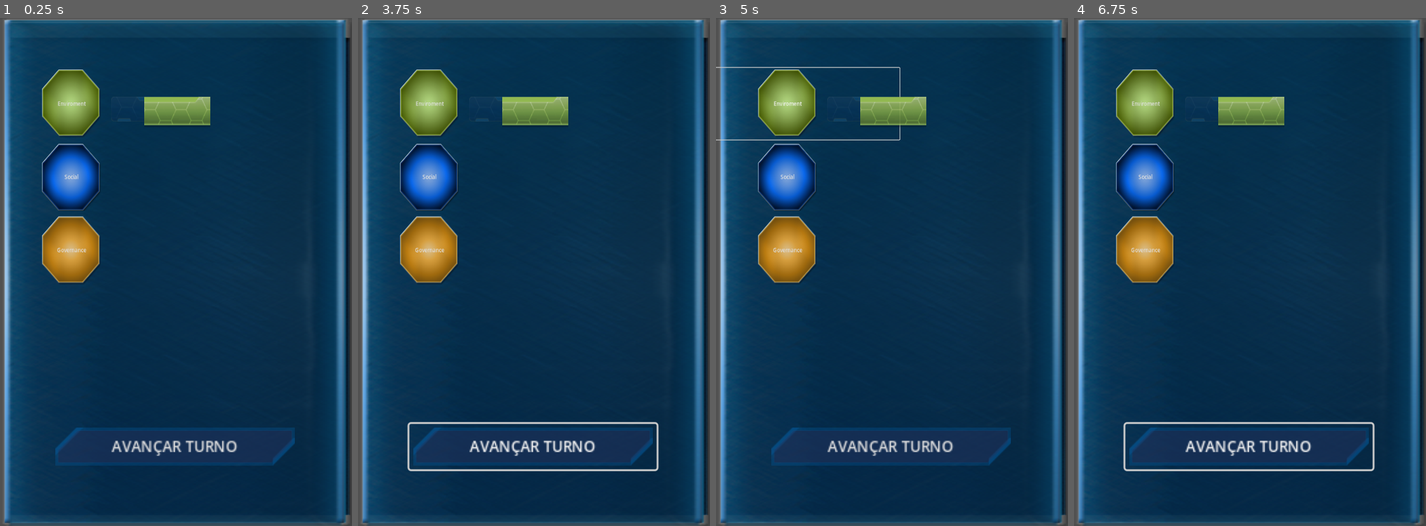
Above: before the commit, frames 1-4 (left to right).
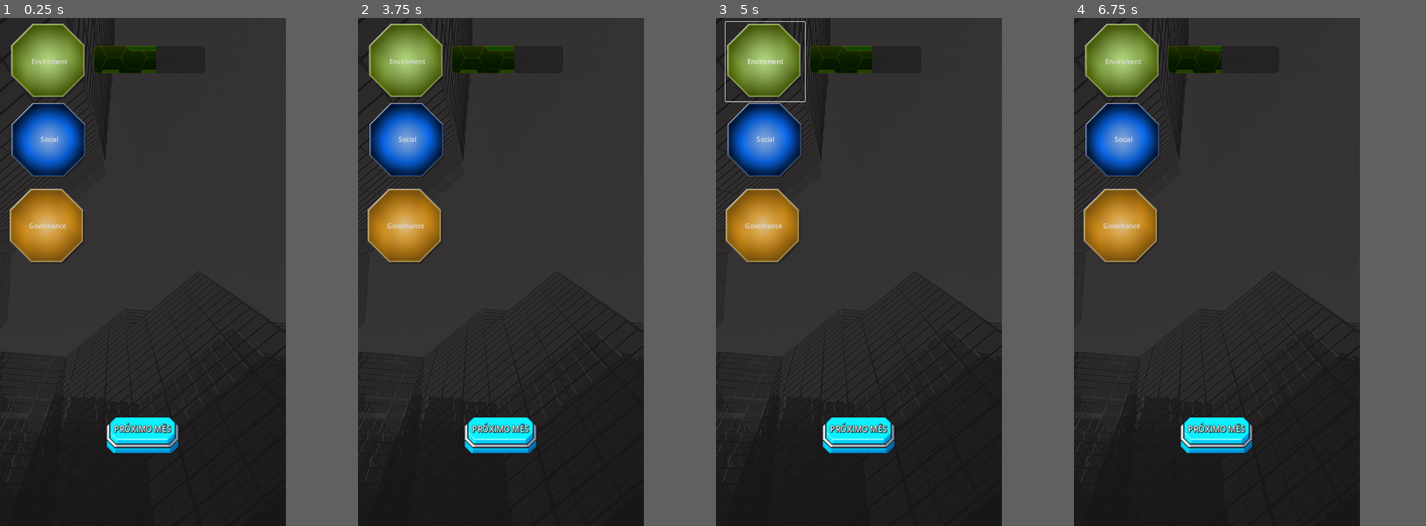
Above: after the commit, the same moments.

Repository: lu1z/hackathon_cpdi
Game: Godot game, scene res://scenes/game.tscn
The game is run twice, just before and just after one commit, with the same random seed, the same clock (stepped at 60 frames per second) and the same inputs.
Inputs:
- Up to frame 1 (0.25 s): no input
- Up to frame 2 (3.75 s): click "AVANÇAR TURNO" (after the commit: "PRÓXIMO MÊS") at 0.5 s; click "Enviroment" at 1.25 s; click "Social" at 2 s; click "Governance" at 2.75 s; click "AVANÇAR TURNO" (after the commit: "PRÓXIMO MÊS") at 3.5 s
- Up to frame 3 (5 s): click "Enviroment" at 4.25 s
- Up to frame 4 (6.75 s): click "Social" at 5 s; click "Governance" at 5.75 s; click "AVANÇAR TURNO" (after the commit: "PRÓXIMO MÊS") at 6.5 s
In our replay, the window is 554x800 before the commit and 450x800 after it. These sizes can differ from the game's own. Grey fills any space a smaller window leaves; there, only what the larger window draws over its background counts as a difference.

The runs differ from the first frame. In frame 1, 85% of the frame differs, in the area x 0-100%, y 0-100%; in frame 2, 85%; in frame 3, 85%; in frame 4, 85%.

Commit message:
UI 0.2
tem que tirar os fundos dos PNG pra poder usar, coloquei ele atualizando o texture bar com o nivel

Diff:
--- a/project.godot
+++ b/project.godot
@@ -18,7 +18,7 @@
 [display]
 
 window/size/viewport_width=720
-window/size/viewport_height=1040
+window/size/viewport_height=1280
 window/stretch/mode="canvas_items"
 window/handheld/orientation=1
 
--- a/scenes/game.tscn
+++ b/scenes/game.tscn
@@ -1,13 +1,26 @@
-[gd_scene load_steps=9 format=3 uid="uid://ucpj4luh3ort"]
+[gd_scene load_steps=11 format=3 uid="uid://ucpj4luh3ort"]
 
 [ext_resource type="Script" path="res://scripts/game_manager.gd" id="1_bhtn8"]
+[ext_resource type="Texture2D" uid="uid://bvndx627kkwiw" path="res://assets/BackGround_2.png" id="2_ncl7v"]
 [ext_resource type="Texture2D" uid="uid://4st6t1ubqxn8" path="res://assets/CellBig_03.png" id="2_u7uoc"]
-[ext_resource type="Texture2D" uid="uid://c7q7nsa6qdse5" path="res://assets/BarWindow.png" id="2_y5p0r"]
-[ext_resource type="Texture2D" uid="uid://bcvg37pq3bsi5" path="res://assets/ButtonPanel.png" id="3_dwnbu"]
 [ext_resource type="Texture2D" uid="uid://dfn0qesyklejs" path="res://assets/CellBig_01.png" id="3_e1apg"]
+[ext_resource type="Texture2D" uid="uid://b7hucpkwsxlpt" path="res://assets/Pixel Buttom.png" id="3_vxooq"]
 [ext_resource type="Texture2D" uid="uid://mwkog826q6h4" path="res://assets/CellBig_02.png" id="4_4mtrc"]
 [ext_resource type="Texture2D" uid="uid://c8roe371xm7aj" path="res://assets/Btn_V15.png" id="5_ka1m2"]
-[ext_resource type="Texture2D" uid="uid://cu8meimdptfu3" path="res://assets/Btn_V12.png" id="6_jyph0"]
+
+[sub_resource type="AtlasTexture" id="AtlasTexture_ljbtl"]
+atlas = ExtResource("3_vxooq")
+region = Rect2(0, 256.936, 64, 31.0642)
+
+[sub_resource type="AtlasTexture" id="AtlasTexture_r5qht"]
+atlas = ExtResource("3_vxooq")
+region = Rect2(128, 256, 64, 32)
+
+[sub_resource type="LabelSettings" id="LabelSettings_njcku"]
+outline_size = 2
+outline_color = Color(0, 0, 0, 1)
+shadow_size = 2
+shadow_color = Color(0, 0, 0, 0.8)
 
 [node name="GameManager" type="Control"]
 layout_mode = 3
@@ -22,63 +35,74 @@
 layout_mode = 0
 offset_right = 731.0
 offset_bottom = 1056.0
-texture = ExtResource("2_y5p0r")
+scale = Vector2(0.989181, 1.22299)
+texture = ExtResource("2_ncl7v")
 expand_mode = 3
 
-[node name="botaoAvancaTurno" type="Button" parent="."]
+[node name="botaoAvancaTurno" type="TextureButton" parent="."]
 layout_mode = 0
-offset_left = 104.0
-offset_top = 831.0
-offset_right = 248.0
-offset_bottom = 862.0
-scale = Vector2(1.89756, 1.89756)
-text = "AVANÇAR TURNO"
-icon = ExtResource("3_dwnbu")
-flat = true
-icon_alignment = 1
+offset_left = 263.0
+offset_top = 1006.0
+offset_right = 327.0
+offset_bottom = 1037.0
+scale = Vector2(3, 3)
+texture_normal = SubResource("AtlasTexture_ljbtl")
+texture_pressed = SubResource("AtlasTexture_r5qht")
+stretch_mode = 5
 
-[node name="Panel" type="VBoxContainer" parent="."]
-layout_mode = 1
-anchors_preset = 15
-anchor_right = 1.0
-anchor_bottom = 1.0
-offset_left = -84.0
-offset_top = 102.0
-offset_right = -84.0
-offset_bottom = 102.0
-grow_horizontal = 2
-grow_vertical = 2
-scale = Vector2(0.63779, 0.73463)
+[node name="Label" type="Label" parent="botaoAvancaTurno"]
+layout_mode = 0
+offset_left = 8.33333
+offset_top = 4.66667
+offset_right = 120.333
+offset_bottom = 27.6667
+scale = Vector2(0.42382, 0.42382)
+text = "PRÓXIMO MÊS"
+label_settings = SubResource("LabelSettings_njcku")
+uppercase = true
 
-[node name="botaoE" type="Button" parent="Panel"]
+[node name="botaoE" type="Button" parent="."]
 layout_mode = 2
+offset_left = 24.0
+offset_top = 10.0
+offset_right = 224.0
+offset_bottom = 210.0
 text = "Enviroment"
 icon = ExtResource("2_u7uoc")
 flat = true
 icon_alignment = 1
 
-[node name="TextureProgressBar" type="TextureProgressBar" parent="Panel/botaoE"]
+[node name="progressBarE" type="TextureProgressBar" parent="botaoE"]
 layout_mode = 0
-offset_left = 485.632
-offset_top = 80.2114
-offset_right = 525.632
-offset_bottom = 120.211
+offset_left = 212.0
+offset_top = 60.0
+offset_right = 453.0
+offset_bottom = 115.0
 scale = Vector2(1.16492, 1.2707)
-value = 50.0
-fill_mode = 6
+min_value = -50.0
+max_value = 50.0
 texture_under = ExtResource("5_ka1m2")
-texture_progress = ExtResource("6_jyph0")
-tint_under = Color(1, 1, 1, 0.211765)
+texture_progress = ExtResource("5_ka1m2")
+tint_under = Color(0, 0.0156863, 0, 0.301961)
+tint_progress = Color(0.556863, 0.552941, 0, 1)
 
-[node name="botaoS" type="Button" parent="Panel"]
+[node name="botaoS" type="Button" parent="."]
 layout_mode = 2
+offset_left = 25.0
+offset_top = 206.0
+offset_right = 225.0
+offset_bottom = 406.0
 text = "Social"
 icon = ExtResource("4_4mtrc")
 flat = true
 icon_alignment = 1
 
-[node name="botaoG" type="Button" parent="Panel"]
+[node name="botaoG" type="Button" parent="."]
 layout_mode = 2
+offset_left = 20.0
+offset_top = 424.0
+offset_right = 220.0
+offset_bottom = 624.0
 text = "Governance
 "
 icon = ExtResource("3_e1apg")
--- a/scripts/game_manager.gd
+++ b/scripts/game_manager.gd
@@ -36,7 +36,9 @@
 		else:
 			score_manager.apply_scores(question_manager.current.esg, Question.no_group)
 		score_manager.print_score()
+		$botaoE/progressBarE.value = score_manager.get_current_enviroment_score()
 		print("------------------endturn: " + str(turn) + " ------------------")
+
 		if score_manager.check_win_condition():
 			print("---------------------Won-------------------")
 			break
--- a/scripts/score_manager.gd
+++ b/scripts/score_manager.gd
@@ -46,6 +46,7 @@
 		" Governance Score: " + str(get_current_governance_score())
 	)
 
+
 func apply_scores(esg: Array, group: Array):
 	var index = 0
 	for i in group:
Binary file added: assets/AssetsESG1/BackGround (2).png
Not shown, added: assets/AssetsESG1/BackGround (2).png.import
Binary file added: assets/AssetsESG1/E.png
Not shown, added: assets/AssetsESG1/E.png.import
Binary file added: assets/AssetsESG1/ESG.png
Not shown, added: assets/AssetsESG1/ESG.png.import
Binary file added: assets/AssetsESG1/G.png
Not shown, added: assets/AssetsESG1/G.png.import
Binary file added: assets/AssetsESG1/IMAGE.png
Not shown, added: assets/AssetsESG1/IMAGE.png.import
Binary file added: assets/AssetsESG1/NextMonth.png
Not shown, added: assets/AssetsESG1/NextMonth.png.import
(and 20 more such lines)
